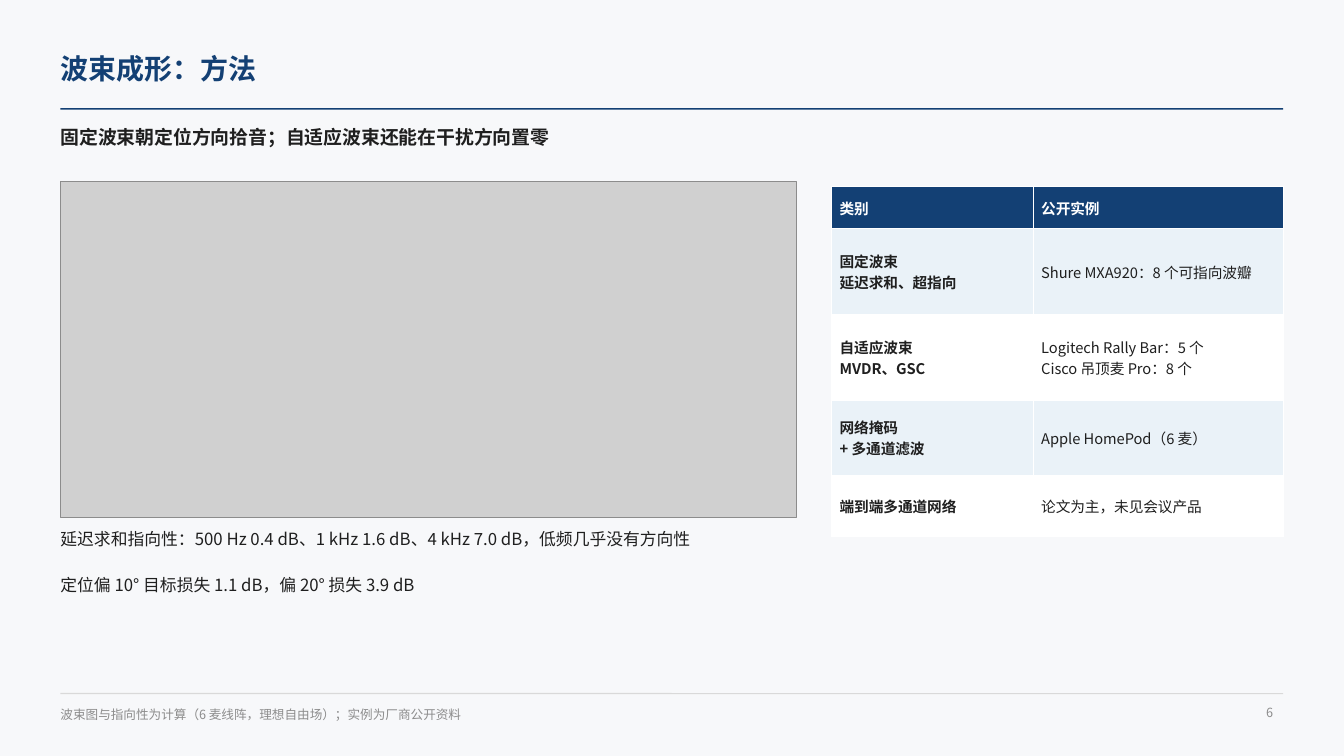
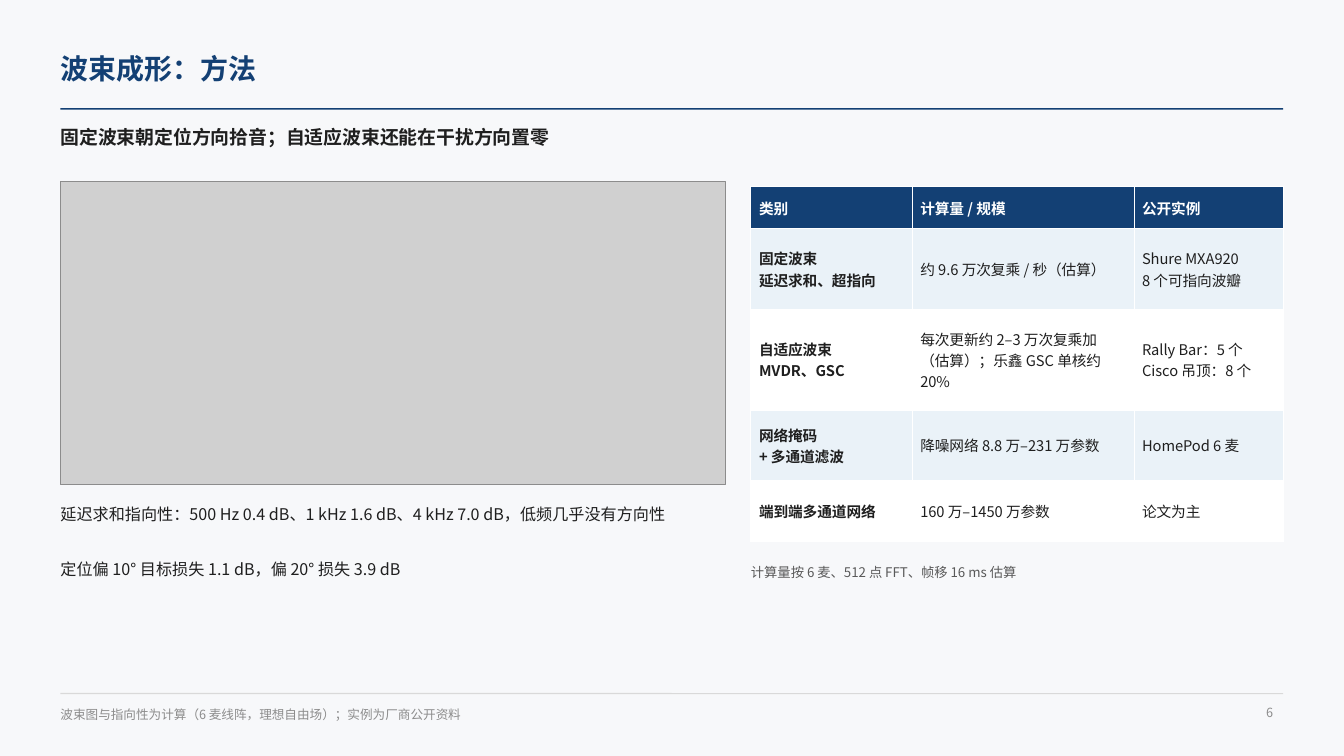
Before and after one commit to ZeroFoxxi/ssl-scene1, a slide deck: slide 6 of 01_场景一_摄像头声源定位/技术总结/声源定位与波束成形技术总结.pptx. Drawn at 1344x756 pixels with LibreOffice and Linux fonts; fonts in the diff are those of the drawing; grey boxes stand for pictures. Boxes give left, top, right and bottom in pixels: in the first picture for what was removed or moved away, otherwise in the second. Text is boxed around its words. In the diff, an @@ line names an element or a change of style, - is before the commit and + after.

```diff
--- a/01_场景一_摄像头声源定位/技术总结/声源定位与波束成形技术总结.pptx
+++ b/01_场景一_摄像头声源定位/技术总结/声源定位与波束成形技术总结.pptx
@@ picture: place and size @@
-picture at bbox=[60, 181, 797, 517]
+picture at bbox=[60, 181, 726, 485]
@@ table at bbox=[751, 187, 1284, 525] @@
-column 2: 公开实例 | Shure MXA920：8 个可指向波瓣 | Logitech Rally Bar：5 个 / Cisco 吊顶麦 Pro：8 个 | Apple HomePod（6 麦） | 论文为主，未见会议产品
+column 2: 计算量 / 规模 | 约 9.6 万次复乘 / 秒（估算） | 每次更新约 2–3 万次复乘加（估算）；乐鑫 GSC 单核约 20% | 降噪网络 8.8 万–231 万参数 | 160 万–1450 万参数
+column 3: 公开实例 | Shure MXA920 / 8 个可指向波瓣 | Rally Bar：5 个 / Cisco 吊顶：8 个 | HomePod 6 麦 | 论文为主
@@ table: place and size @@
-table at bbox=[832, 187, 1284, 520]
+table at bbox=[751, 187, 1284, 525]
@@ text "延迟求和指向性：500 Hz 0.4 dB、1 kHz ..." at bbox=[60, 506, 665, 522]: size 12 to 11.5 pt @@
@@ text "延迟求和指向性：500 Hz 0.4 dB、1 kHz ...": place and size @@
-text "延迟求和指向性：500 Hz 0.4 dB、1 kHz ..." at bbox=[60, 531, 690, 547]
+text "延迟求和指向性：500 Hz 0.4 dB、1 kHz ..." at bbox=[60, 506, 665, 522]
@@ text "定位偏 10° 目标损失 1.1 dB，偏 ...": place and size @@
-text "定位偏 10° 目标损失 1.1 dB，偏 ..." at bbox=[60, 577, 414, 593]
+text "定位偏 10° 目标损失 1.1 dB，偏 ..." at bbox=[60, 561, 401, 577]
@@ text "定位偏 10° 目标损失 1.1 dB，偏 ..." at bbox=[60, 561, 401, 577]: size 12 to 11.5 pt @@
@@ text added at bbox=[751, 566, 1017, 578], 9.5 pt, text #595959 @@
+计算量按 6 麦、512 点 FFT、帧移 16 ms 估算
```
Also in this commit, not shown: 3 other slides changed, 2 other files.
